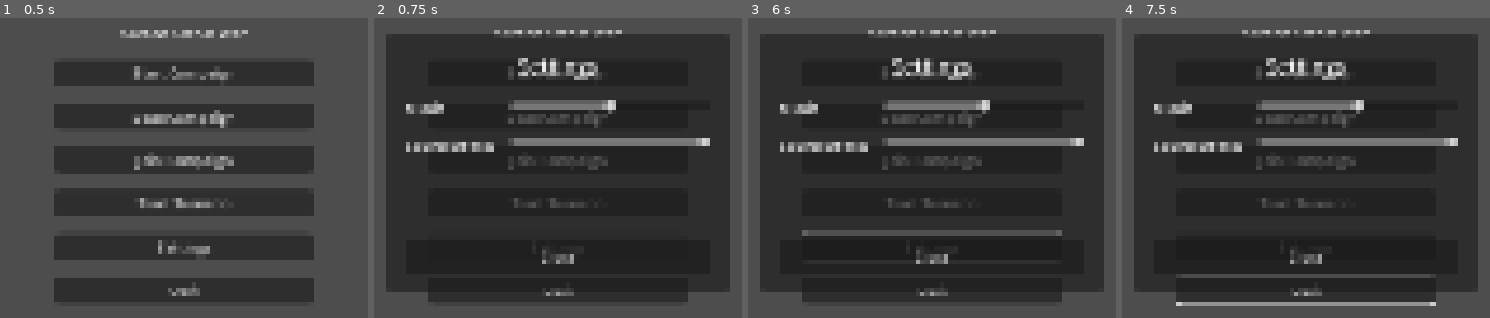
Above: before the commit, frames 1-4 (left to right).
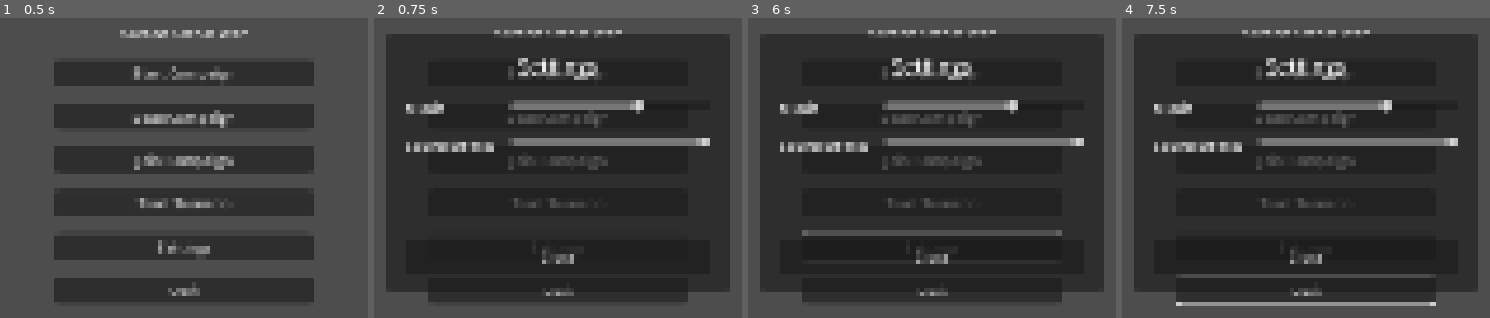
Above: after the commit, the same moments.

Repository: jjeffers/sf-kh-simulator
Game: Godot game, scene res://Scenes/MainMenu.tscn
Same seed, same stepped clock (60 frames per second), same inputs: the game is played once before the commit and once after it.
Inputs (mouse positions are in pixels of both pictures, inside the frame that each line leads up to):
- Up to frame 1 (0.5 s): no input
- Up to frame 2 (0.75 s): click "Settings" at 0.5 s
- Up to frame 3 (6 s): click "Start Campaign" at 1.25 s; click "Start Campaign" at 2 s; click "Start Scenario" at 2.75 s; click "Start Scenario" at 3.5 s; click "Load Campaign" at 4.25 s; click "Join Campaign" at 5 s; move the mouse to (outside the picture) at 5.77 s; hold Right (ui_right) from 5.78 s (still down); hold E from 5.78 s (still down); click (outside the picture) at 5.92 s
- Up to frame 4 (7.5 s): release Right (ui_right) at 6.5 s; release E at 6.5 s; drag from (outside the picture) to (outside the picture) at 6.52 s; move the mouse to (outside the picture) at 7.27 s; hold Right (ui_right) from 7.28 s (still down); tap Tab at 7.35 s

Frame 1 is identical in both runs. In frame 2, 0.4% of the frame differs, in the area x 61-74%, y 27-32%; in frame 3, 0.4%; in frame 4, 0.4%.

Commit message:
feat: set default music volume to 65% and persist audio settings to config file

Diff:
--- a/Scripts/MusicManager.gd
+++ b/Scripts/MusicManager.gd
@@ -7,6 +7,43 @@
 	_player = AudioStreamPlayer.new()
 	add_child(_player)
 	_player.bus = "Music"
+	_load_settings()
+
+func _load_settings():
+	var config = ConfigFile.new()
+	var err = config.load("user://settings.cfg")
+
+	var music_bus = AudioServer.get_bus_index("Music")
+	var sfx_bus = AudioServer.get_bus_index("SFX")
+
+	if err == OK:
+		if config.has_section_key("Audio", "music_volume"):
+			var vol = config.get_value("Audio", "music_volume")
+			if music_bus >= 0:
+				AudioServer.set_bus_volume_db(music_bus, linear_to_db(vol))
+		else:
+			if music_bus >= 0:
+				AudioServer.set_bus_volume_db(music_bus, linear_to_db(0.65))
+			config.set_value("Audio", "music_volume", 0.65)
+			config.save("user://settings.cfg")
+
+		if config.has_section_key("Audio", "sfx_volume"):
+			var vol = config.get_value("Audio", "sfx_volume")
+			if sfx_bus >= 0:
+				AudioServer.set_bus_volume_db(sfx_bus, linear_to_db(vol))
+		else:
+			if sfx_bus >= 0:
+				AudioServer.set_bus_volume_db(sfx_bus, linear_to_db(1.0))
+			config.set_value("Audio", "sfx_volume", 1.0)
+			config.save("user://settings.cfg")
+	else:
+		if music_bus >= 0:
+			AudioServer.set_bus_volume_db(music_bus, linear_to_db(0.65))
+		if sfx_bus >= 0:
+			AudioServer.set_bus_volume_db(sfx_bus, linear_to_db(1.0))
+		config.set_value("Audio", "music_volume", 0.65)
+		config.set_value("Audio", "sfx_volume", 1.0)
+		config.save("user://settings.cfg")
 
 func play_music(stream_path: String, volume_db: float = 0.0, fade_in: float = 0.0):
 	var stream = load(stream_path)
--- a/Scripts/SettingsMenu.gd
+++ b/Scripts/SettingsMenu.gd
@@ -31,5 +31,15 @@
 		AudioServer.set_bus_volume_db(sfx_bus, linear_to_db(value))
 
 func _on_close_pressed():
+	_save_settings()
 	closed.emit()
 	queue_free()
+
+func _save_settings():
+	var config = ConfigFile.new()
+	config.load("user://settings.cfg")
+	if music_bus >= 0:
+		config.set_value("Audio", "music_volume", db_to_linear(AudioServer.get_bus_volume_db(music_bus)))
+	if sfx_bus >= 0:
+		config.set_value("Audio", "sfx_volume", db_to_linear(AudioServer.get_bus_volume_db(sfx_bus)))
+	config.save("user://settings.cfg")
